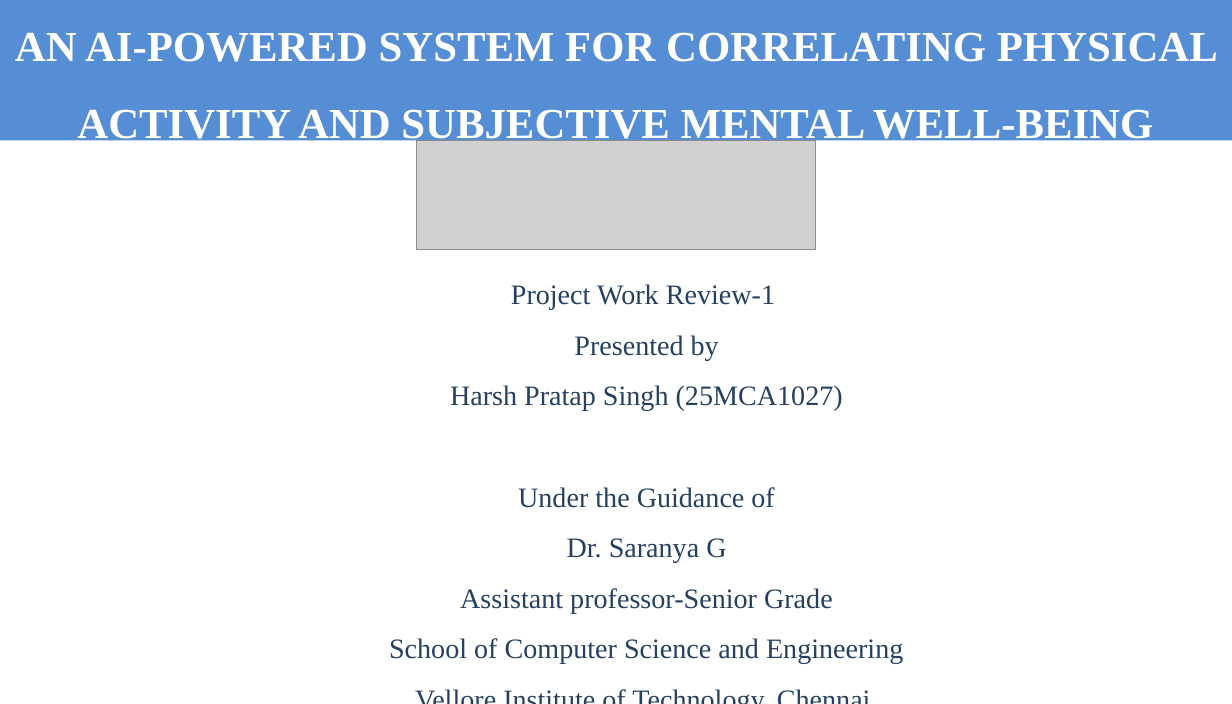
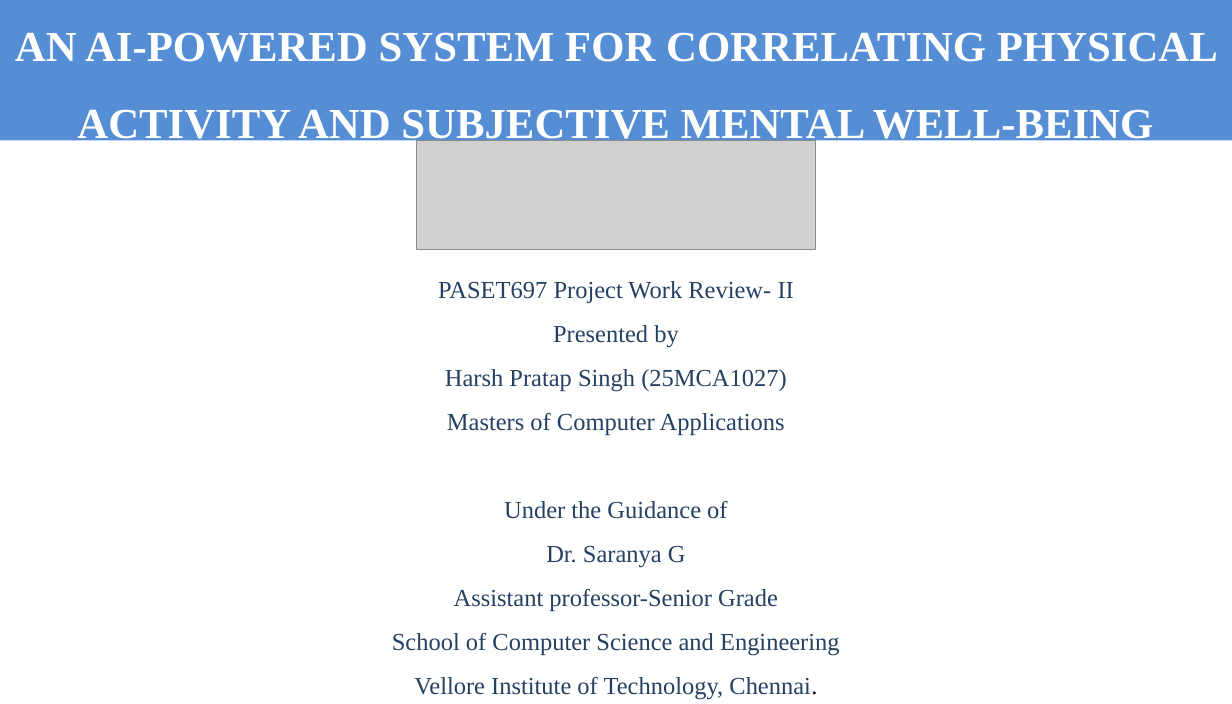
Before and after one commit to 4all3n/Main_Project, a slide deck: slide 1 of Idea/REVIEW 2.pptx. Drawn at 1232x704 pixels with LibreOffice and Linux fonts; fonts in the diff are those of the drawing; grey boxes stand for pictures. Boxes give left, top, right and bottom in pixels: in the first picture for what was removed or moved away, otherwise in the second. Text is boxed around its words. In the diff, an @@ line names an element or a change of style, - is before the commit and + after.

Commit message:
review 2 ppt uloaded

```diff
--- a/Idea/REVIEW 2.pptx
+++ b/Idea/REVIEW 2.pptx
@@ text at (438,281,794,303): text changed; size 23 to 20 pt @@
-Project Work Review-1
+PASET697 Project Work Review- II
@@ text at (392,325,840,700): size 23 to 20 pt in "Presented by", "Harsh Pratap Singh (25MCA1027)", "Under the Guidance of", "Dr. Saranya G" and 3 more places @@
@@ text at (447,412,785,436): paragraph added @@
+Masters of Computer Applications
```
Also in this commit, not shown: 1 other slide changed, 2 other files.
